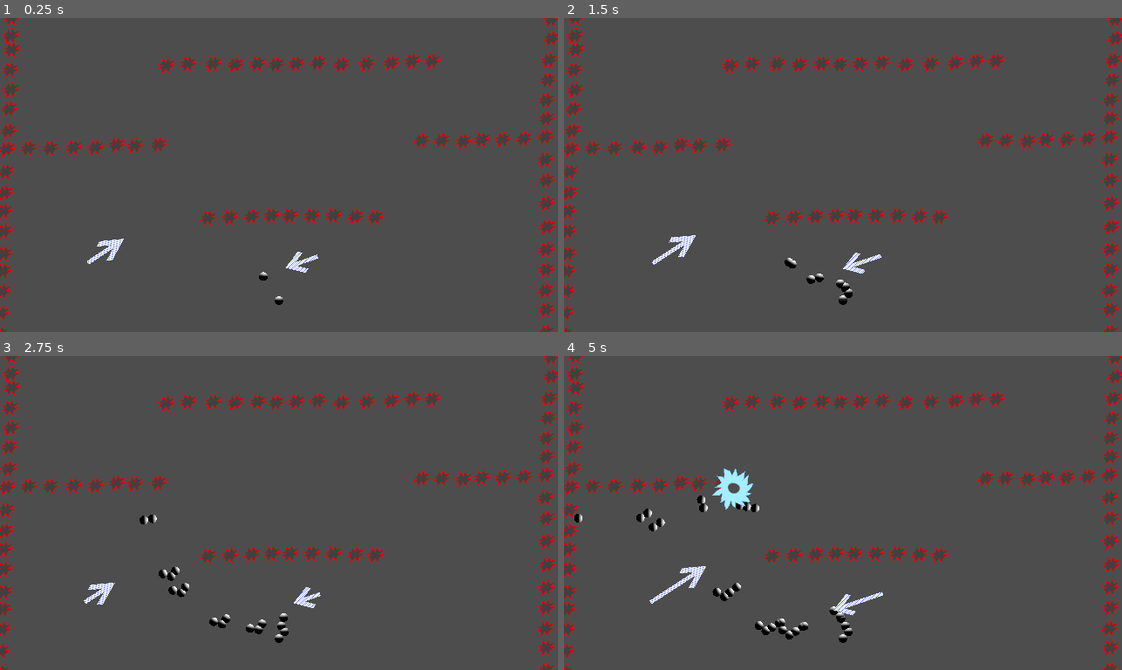
Above: before the commit, frames 1-4 (two rows, left to right).
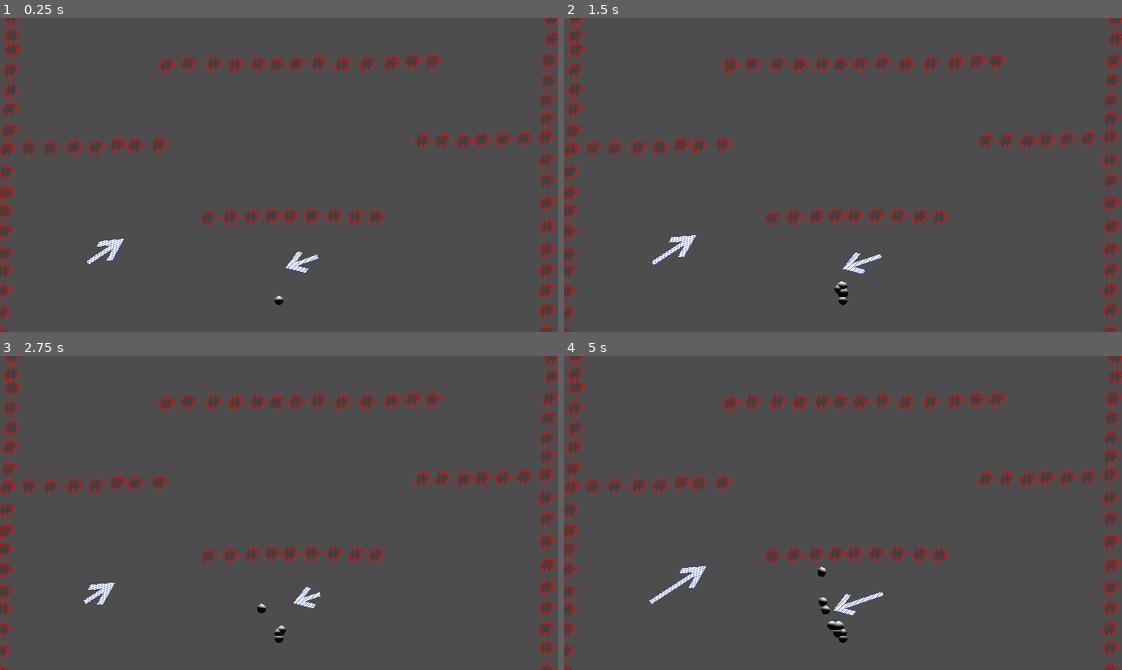
Above: after the commit, the same moments.

Repository: Raattis/ggj25
Game: Godot game, scene res://riku/maailma.tscn
Same seed, same stepped clock (60 frames per second), same inputs: the game is played once before the commit and once after it. The engine's default icon, where the game draws it, is replaced by a stand-in: a white triangle on a blue panel in a dark square.
Inputs (mouse positions are in pixels of both pictures, inside the frame that each line leads up to):
- Up to frame 1 (0.25 s): no input
- Up to frame 2 (1.5 s): move the mouse to (965, 159) at 0.52 s; hold Space (launch) 0.53-1.28 s; click (965, 159) at 0.8 s; move the mouse to (731, 190) at 1.27 s; click (731, 190) at 1.35 s
- Up to frame 3 (2.75 s): right-click (167, 528) at 1.55 s; move the mouse to (334, 443) at 2.02 s; hold Right mouse button (remove, bound only after the commit) from 2.03 s (still down); tap Space (launch) at 2.3 s
- Up to frame 4 (5 s): move the mouse to (815, 575) at 2.77 s; release Right mouse button (remove, bound only after the commit) at 2.78 s; tap Space (launch) at 2.85, 4.55 s; click (815, 575) at 3.05 s; move the mouse to (1010, 560) at 3.52 s; hold Middle mouse button (move_camera) 3.53-4.28 s; right-click (1010, 560) at 3.8 s; move the mouse to (675, 465) at 4.27 s; click (675, 465) at 4.35 s

The runs differ from the first frame. In frame 1, less than 0.1% of the frame differs, in the area x 46-48%, y 80-84%; in frame 2, 0.2%; in frame 3, 0.6%; in frame 4, 1.5%, in the area x 1-52%, y 35-91%.

Commit message:
merge clusters

Diff:
--- a/godot-project/janne/bubblescene.gdshader
+++ b/godot-project/janne/bubblescene.gdshader
@@ -1,6 +1,6 @@
 shader_type canvas_item;
 
-const int BUBBLES_COUNT = 256;
+const int BUBBLES_COUNT = 512;
 const float PI_HALF = PI / 2.0;
 
 uniform float aspect_ratio;
--- a/godot-project/project.godot
+++ b/godot-project/project.godot
@@ -43,12 +43,16 @@
 "deadzone": 0.2,
 "events": [Object(InputEventKey,"resource_local_to_scene":false,"resource_name":"","device":0,"window_id":0,"alt_presse …(189 unchanged characters)…
 , Object(InputEventJoypadButton,"resource_local_to_scene":false,"resource_name":"","device":-1,"button_index":1,"pressure":0.0,"pressed":false,"script":null)
-, Object(InputEventMouseButton,"resource_local_to_scene":false,"resource_name":"","device":-1,"window_id":0,"alt_pressed":false,"shift_pressed":false,"ctrl_pressed":false,"meta_pressed":false,"button_mask":0,"position":Vector2(0, 0),"global_position":Vector2(0, 0),"factor":1.0,"button_index":2,"canceled":false,"pressed":false,"double_click":false,"script":null)
 ]
 }
 move_camera={
 "deadzone": 0.2,
 "events": [Object(InputEventMouseButton,"resource_local_to_scene":false,"resource_name":"","device":-1,"window_id":0,"a …(253 unchanged characters)…
+]
+}
+remove={
+"deadzone": 0.2,
+"events": [Object(InputEventMouseButton,"resource_local_to_scene":false,"resource_name":"","device":-1,"window_id":0,"alt_pressed":false,"shift_pressed":false,"ctrl_pressed":false,"meta_pressed":false,"button_mask":0,"position":Vector2(0, 0),"global_position":Vector2(0, 0),"factor":1.0,"button_index":2,"canceled":false,"pressed":false,"double_click":false,"script":null)
 ]
 }
 
--- a/godot-project/riku/cluster.gd
+++ b/godot-project/riku/cluster.gd
@@ -3,8 +3,9 @@
 
 var impulse_magnitude := 300.0
 var max_angular_velocity := 30.0
-var impulse_cooldown := 0.0
+var impulse_cooldown :int= 0
 const POKS = preload("res://vesa/poks.tscn")
+
 func _process(delta: float):
 	impulse_cooldown -= delta
 	if global_position.length() > 10000:
@@ -24,19 +25,43 @@
 
 
 func _integrate_forces(state: PhysicsDirectBodyState2D):
-	angular_velocity = clamp(angular_velocity, -1000, 1000)
-	var center_of_mass := Vector2(0,0)
+	if gravity_scale == 0.0:
+		return
+	if get_child_count() == 0:
+		queue_free()
+		return
+
+	var center_of_mass_local := Vector2(0,0)
 	for child in get_children() as Array[Node2D]:
-		center_of_mass += child.global_position
-	center_of_mass /= get_child_count()
+		center_of_mass_local += child.position
+	center_of_mass_local /= get_child_count()
+	var center_of_mass := to_global(center_of_mass_local)
 
-	if impulse_cooldown < 0.0 and state.get_contact_count() > 0:
+	if get_child_count() > 0:
+		for child in get_children() as Array[CollisionShape2D]:
+			var dont_move := false
+			var p := child.position
+			var n :Vector2= lerp(p, center_of_mass_local, 0.05)
+			var r :float= child.shape.radius
+			for b in get_children() as Array[CollisionShape2D]:
+				if child == b:
+					continue
+				var radii :float= r + child.shape.radius
+				var radii_sqrd := radii * radii
+				var dist_sqrd := (b.position - p).length_squared()
+				var new_dist_sqrd := (b.position - n).length_squared()
+				if dist_sqrd <= radii_sqrd and new_dist_sqrd < dist_sqrd:
+					# touching, and moving would make these closer
+					dont_move = true
+					break
+			if not dont_move:
+				child.position = n
+
+	impulse_cooldown -= 1
+	if impulse_cooldown < 0 and state.get_contact_count() > 0:
 		var contact_point := state.get_contact_collider_position(0)
 		var collider := state.get_contact_collider_object(0)
 		var pos := state.get_contact_collider_position(0)
-		if get_child_count() == 0:
-			queue_free()
-			return
 		var closest :CollisionShape2D= null
 		var closest_dist :float= INF
 		var closest_pos := Vector2(0,0)
@@ -46,11 +71,13 @@
 				closest = child
 				closest_dist = dist
 				closest_pos = child.global_position
-		closest.queue_free() # TODO: Pop effect
-		pop(closest_pos)
-		apply_impulse((closest_pos - center_of_mass).normalized() * -impulse_magnitude, pos)
+		ripple_delete(closest)
+		#var offset := closest_pos - center_of_mass
+		apply_impulse((closest_pos - center_of_mass).normalized() * -impulse_magnitude, closest_pos)
+		#apply_torque_impulse(offset
+		#angular_velocity = atan2(closest_pos.y - center_of_mass.y, closest_pos.x - center_of_mass.x)
 		angular_velocity = clampf(angular_velocity, -max_angular_velocity, max_angular_velocity)
-		impulse_cooldown = 0.05
+		impulse_cooldown = 10
 
 func destroy():
 	for child in get_children() as Array[Node2D]:
@@ -63,7 +90,7 @@
 	if (body as StaticBody2D).collision_layer & (1<<4) != 0:
 		print("you win!")
 
-func find_closest_spot(pos: Vector2) -> Vector2:
+func find_closest_spot(pos: Vector2, radius: float) -> Vector2:
 	var closest_dist :float= INF
 	var closest_pos := Vector2(0,0)
 	for child in get_children() as Array[CollisionShape2D]:
@@ -71,5 +98,24 @@
 		var dist := diff.length_squared()
 		if dist < closest_dist:
 			closest_dist = dist
-			closest_pos = child.global_position - diff.normalized() * (child.shape as CircleShape2D).radius * 2
+			closest_pos = child.global_position - diff.normalized() * ((child.shape as CircleShape2D).radius + radius)
 	return closest_pos
+
+func ripple_delete(child: Node2D):
+	pop(child.global_position)
+	child.queue_free()
+
+func ripple_pull(child: Node2D, position: Vector2):
+	pop(child.global_position)
+	child.queue_free()
+
+func remove_closest_child(pos: Vector2):
+	var closest_dist :float= INF
+	var closest_child :CollisionShape2D= null
+	for child in get_children() as Array[CollisionShape2D]:
+		var diff := (child.global_position - pos)
+		var dist := diff.length_squared()
+		if dist < closest_dist:
+			closest_dist = dist
+			closest_child = child
+	ripple_delete(closest_child)
--- a/godot-project/riku/kursori.gd
+++ b/godot-project/riku/kursori.gd
@@ -4,16 +4,20 @@
 @onready var uusi_kupla :Node2D= $"../uusi_kupla"
 const KUPLA_GFX := preload("res://riku/kupla_gfx.tscn")
 const KUPLA_COLL := preload("res://riku/kupla_coll.tscn")
+var cluster_parent : Node2D = null
 
-@export var gravity_scale := -1.0
-@export var linear_damping := 1.0
+@export var gravity_scale := -1
+@export var linear_damping := 10.0
 @export var angular_damping := 0.9
 @export var impulse_magnitude := 300.0
-@export var max_angular_velocity := 30.0
+@export var max_angular_velocity := 10000.0
 
 var target_position :Vector2= Vector2(0,0)
 var was_pressd :bool= false
 var launch_cooldown :float= 0.5
+var spawn_cooldown :float= 0.5
+var spawn_radius := 0.1
+var spawn_radius_grow_sign := 1.0
 
 func _ready():
 	var rect := get_viewport().get_visible_rect()
@@ -22,8 +26,22 @@
 	target_position = target.global_position
 
 func _process(delta: float):
+	if not cluster_parent:
+		cluster_parent = Node2D.new()
+		cluster_parent.name = "cluster_parent"
+		get_parent().add_child(cluster_parent)
+		get_parent().move_child(cluster_parent, 0)
+
+	spawn_cooldown -= delta
+	if Input.is_action_pressed("spawn"):
+		spawn_radius += delta * 20.0 * spawn_radius_grow_sign
+		if spawn_radius > 30.0:
+			spawn_radius_grow_sign = -1.0
+		elif spawn_radius < 4:
+			spawn_radius_grow_sign = 1.0
+
 	position = get_parent().get_local_mouse_position()
-	var target_pos := target.find_closest_spot(position)
+	var target_pos := target.find_closest_spot(position, spawn_radius)
 	var t :float= 1.0 - pow(0.00001, delta)
 	uusi_kupla.global_position = lerp(uusi_kupla.global_position, target_pos, t)
 
@@ -31,33 +49,21 @@
 	var renderer: SceneVis = scenevis.find_child("BubbleSceneRenderer")
 	renderer.push_bubble(
 		(uusi_kupla.global_position - view_size / 2.0) / view_size.y,
-		target.get_child(0).shape.get_radius() / view_size.y
+		spawn_radius / view_size.y
 	)
-	if Input.is_action_pressed("spawn"):
-		if not was_pressd:
-			was_pressd = true
-			var cll = KUPLA_COLL.instantiate()
-			var gfx = KUPLA_GFX.instantiate()
-			cll.add_child(gfx)
-			target.add_child(cll)
-			cll.global_position = uusi_kupla.global_position
-			launch()
-	else:
-		was_pressd = false
 	launch_cooldown -= delta
 	if launch_cooldown < 0:
 		launch()
-
-
 
 	if Input.is_action_pressed("move_camera"):
 		Input.get_last_mouse_velocity()
 
 func launch():
-	launch_cooldown = 1.0
+	if cluster_parent.get_child_count() > 15: # MAX CLUSTER COUNT
+		return
+	launch_cooldown = 10.0
 	var new :RigidBody2D= target.duplicate()
-	get_parent().add_child(new)
-	get_parent().move_child(new, target.get_index())
+	cluster_parent.add_child(new)
 	new.collision_layer = 2
 	new.collision_mask = ((1<<8)-1) & ~3
 	new.gravity_scale = gravity_scale
@@ -69,3 +75,19 @@
 func _input(event: InputEvent):
 	if event.is_action_pressed("launch"):
 		launch()
+	if event.is_action_pressed("remove") and target.get_child_count() > 1:
+		target.remove_closest_child(position)
+	if event.is_action_released("spawn") and spawn_cooldown < 0.0:
+		if target.get_child_count() > 31:
+			target.remove_child(target.get_child(31))
+			spawn_cooldown = 0.5
+		else:
+			var cll = KUPLA_COLL.instantiate()
+			var gfx = KUPLA_GFX.instantiate()
+			cll.add_child(gfx)
+			target.add_child(cll)
+			cll.global_position = uusi_kupla.global_position
+			cll.shape = CircleShape2D.new()
+			cll.shape.radius = spawn_radius
+			spawn_radius = target.get_child(0).shape.get_radius()
+			#launch()
--- a/godot-project/riku/maailma.tscn
+++ b/godot-project/riku/maailma.tscn
@@ -12,6 +12,233 @@
 
 [node name="maailma" type="Node2D"]
 
+[node name="esteet" type="Node" parent="."]
+
+[node name="piikki" parent="esteet" instance=ExtResource("4_h4tqo")]
+position = Vector2(340, 53)
+
+[node name="piikki2" parent="esteet" instance=ExtResource("4_h4tqo")]
+position = Vector2(317, 54)
+
+[node name="piikki35" parent="esteet" instance=ExtResource("4_h4tqo")]
+position = Vector2(296, 53)
+
+[node name="piikki36" parent="esteet" instance=ExtResource("4_h4tqo")]
+position = Vector2(270, 54)
+
+[node name="piikki37" parent="esteet" instance=ExtResource("4_h4tqo")]
+position = Vector2(245, 53)
+
+[node name="piikki38" parent="esteet" instance=ExtResource("4_h4tqo")]
+position = Vector2(216, 53)
+
+[node name="piikki39" parent="esteet" instance=ExtResource("4_h4tqo")]
+position = Vector2(191, 55)
+
+[node name="piikki3" parent="esteet" instance=ExtResource("4_h4tqo")]
+position = Vector2(449, 52)
+
+[node name="piikki7" parent="esteet" instance=ExtResource("4_h4tqo")]
+position = Vector2(421, 53)
+
+[node name="piikki10" parent="esteet" instance=ExtResource("4_h4tqo")]
+position = Vector2(264, 229)
+
+[node name="piikki11" parent="esteet" instance=ExtResource("4_h4tqo")]
+position = Vector2(289, 228)
+
+[node name="piikki12" parent="esteet" instance=ExtResource("4_h4tqo")]
+position = Vector2(312, 227)
+
+[node name="piikki13" parent="esteet" instance=ExtResource("4_h4tqo")]
+position = Vector2(333, 227)
+
+[node name="piikki14" parent="esteet" instance=ExtResource("4_h4tqo")]
+position = Vector2(358, 227)
+
+[node name="piikki15" parent="esteet" instance=ExtResource("4_h4tqo")]
+position = Vector2(383, 227)
+
+[node name="piikki16" parent="esteet" instance=ExtResource("4_h4tqo")]
+position = Vector2(408, 228)
+
+[node name="piikki17" parent="esteet" instance=ExtResource("4_h4tqo")]
+position = Vector2(239, 230)
+
+[node name="piikki18" parent="esteet" instance=ExtResource("4_h4tqo")]
+position = Vector2(431, 229)
+
+[node name="piikki19" parent="esteet" instance=ExtResource("4_h4tqo")]
+position = Vector2(626, 137)
+
+[node name="piikki60" parent="esteet" instance=ExtResource("4_h4tqo")]
+position = Vector2(627, 116)
+
+[node name="piikki61" parent="esteet" instance=ExtResource("4_h4tqo")]
+position = Vector2(627, 95)
+
+[node name="piikki62" parent="esteet" instance=ExtResource("4_h4tqo")]
+position = Vector2(629, 72)
+
+[node name="piikki63" parent="esteet" instance=ExtResource("4_h4tqo")]
+position = Vector2(630, 49)
+
+[node name="piikki64" parent="esteet" instance=ExtResource("4_h4tqo")]
+position = Vector2(633, 24)
+
+[node name="piikki65" parent="esteet" instance=ExtResource("4_h4tqo")]
+position = Vector2(633, 2)
+
+[node name="piikki66" parent="esteet" instance=ExtResource("4_h4tqo")]
+position = Vector2(633, 2)
+
+[node name="piikki40" parent="esteet" instance=ExtResource("4_h4tqo")]
+position = Vector2(626, 163)
+
+[node name="piikki41" parent="esteet" instance=ExtResource("4_h4tqo")]
+position = Vector2(627, 187)
+
+[node name="piikki42" parent="esteet" instance=ExtResource("4_h4tqo")]
+position = Vector2(627, 213)
+
+[node name="piikki43" parent="esteet" instance=ExtResource("4_h4tqo")]
+position = Vector2(628, 240)
+
+[node name="piikki44" parent="esteet" instance=ExtResource("4_h4tqo")]
+position = Vector2(627, 266)
+
+[node name="piikki45" parent="esteet" instance=ExtResource("4_h4tqo")]
+position = Vector2(627, 289)
+
+[node name="piikki46" parent="esteet" instance=ExtResource("4_h4tqo")]
+position = Vector2(626, 313)
+
+[node name="piikki47" parent="esteet" instance=ExtResource("4_h4tqo")]
+position = Vector2(627, 335)
+
+[node name="piikki48" parent="esteet" instance=ExtResource("4_h4tqo")]
+position = Vector2(627, 361)
+
+[node name="piikki49" parent="esteet" instance=ExtResource("4_h4tqo")]
+position = Vector2(627, 361)
+
+[node name="piikki20" parent="esteet" instance=ExtResource("4_h4tqo")]
+position = Vector2(601, 139)
+
+[node name="piikki21" parent="esteet" instance=ExtResource("4_h4tqo")]
+position = Vector2(577, 140)
+
+[node name="piikki22" parent="esteet" instance=ExtResource("4_h4tqo")]
+position = Vector2(553, 140)
+
+[node name="piikki23" parent="esteet" instance=ExtResource("4_h4tqo")]
+position = Vector2(532, 142)
+
+[node name="piikki24" parent="esteet" instance=ExtResource("4_h4tqo")]
+position = Vector2(507, 141)
+
+[node name="piikki25" parent="esteet" instance=ExtResource("4_h4tqo")]
+position = Vector2(484, 141)
+
+[node name="piikki26" parent="esteet" instance=ExtResource("4_h4tqo")]
+position = Vector2(182, 146)
+
+[node name="piikki27" parent="esteet" instance=ExtResource("4_h4tqo")]
+position = Vector2(155, 147)
+
+[node name="piikki28" parent="esteet" instance=ExtResource("4_h4tqo")]
+position = Vector2(134, 146)
+
+[node name="piikki29" parent="esteet" instance=ExtResource("4_h4tqo")]
+position = Vector2(110, 149)
+
+[node name="piikki30" parent="esteet" instance=ExtResource("4_h4tqo")]
+position = Vector2(85, 149)
+
+[node name="piikki31" parent="esteet" instance=ExtResource("4_h4tqo")]
+position = Vector2(58, 150)
+
+[node name="piikki32" parent="esteet" instance=ExtResource("4_h4tqo")]
+position = Vector2(33, 150)
+
+[node name="piikki33" parent="esteet" instance=ExtResource("4_h4tqo")]
+position = Vector2(8, 151)
+
+[node name="piikki34" parent="esteet" instance=ExtResource("4_h4tqo")]
+position = Vector2(8, 151)
+
+[node name="piikki67" parent="esteet" instance=ExtResource("4_h4tqo")]
+position = Vector2(10, 130)
+
+[node name="piikki68" parent="esteet" instance=ExtResource("4_h4tqo")]
+position = Vector2(11, 105)
+
+[node name="piikki69" parent="esteet" instance=ExtResource("4_h4tqo")]
+position = Vector2(13, 83)
+
+[node name="piikki70" parent="esteet" instance=ExtResource("4_h4tqo")]
+position = Vector2(12, 60)
+
+[node name="piikki71" parent="esteet" instance=ExtResource("4_h4tqo")]
+position = Vector2(14, 37)
+
+[node name="piikki72" parent="esteet" instance=ExtResource("4_h4tqo")]
+position = Vector2(14, 37)
+
+[node name="piikki73" parent="esteet" instance=ExtResource("4_h4tqo")]
+position = Vector2(13, 21)
+
+[node name="piikki74" parent="esteet" instance=ExtResource("4_h4tqo")]
+position = Vector2(14, 0)
+
+[node name="piikki75" parent="esteet" instance=ExtResource("4_h4tqo")]
+position = Vector2(14, 0)
+
+[node name="piikki50" parent="esteet" instance=ExtResource("4_h4tqo")]
+position = Vector2(7, 177)
+
+[node name="piikki51" parent="esteet" instance=ExtResource("4_h4tqo")]
+position = Vector2(6, 201)
+
+[node name="piikki52" parent="esteet" instance=ExtResource("4_h4tqo")]
+position = Vector2(5, 222)
+
+[node name="piikki53" parent="esteet" instance=ExtResource("4_h4tqo")]
+position = Vector2(5, 245)
+
+[node name="piikki54" parent="esteet" instance=ExtResource("4_h4tqo")]
+position = Vector2(5, 271)
+
+[node name="piikki55" parent="esteet" instance=ExtResource("4_h4tqo")]
+position = Vector2(4, 291)
+
+[node name="piikki56" parent="esteet" instance=ExtResource("4_h4tqo")]
+position = Vector2(3, 314)
+
+[node name="piikki57" parent="esteet" instance=ExtResource("4_h4tqo")]
+position = Vector2(2, 339)
+
+[node name="piikki58" parent="esteet" instance=ExtResource("4_h4tqo")]
+position = Vector2(1, 363)
+
+[node name="piikki59" parent="esteet" instance=ExtResource("4_h4tqo")]
+position = Vector2(1, 363)
+
+[node name="piikki8" parent="esteet" instance=ExtResource("4_h4tqo")]
+position = Vector2(392, 54)
+
+[node name="piikki9" parent="esteet" instance=ExtResource("4_h4tqo")]
+position = Vector2(365, 52)
+
+[node name="piikki4" parent="esteet" instance=ExtResource("4_h4tqo")]
+position = Vector2(496, 50)
+
+[node name="piikki6" parent="esteet" instance=ExtResource("4_h4tqo")]
+position = Vector2(473, 50)
+
+[node name="piikki5" parent="esteet" instance=ExtResource("4_h4tqo")]
+position = Vector2(929, 207)
+
 [node name="cluster" type="RigidBody2D" parent="."]
 position = Vector2(572, 590)
 collision_mask = 0
@@ -28,231 +255,6 @@
 self_modulate = Color(1, 1, 1, 1)
 position = Vector2(-250, -266)
 
-[node name="piikki" parent="." instance=ExtResource("4_h4tqo")]
-position = Vector2(340, 53)
-
-[node name="piikki2" parent="." instance=ExtResource("4_h4tqo")]
-position = Vector2(317, 54)
-
-[node name="piikki35" parent="." instance=ExtResource("4_h4tqo")]
-position = Vector2(296, 53)
-
-[node name="piikki36" parent="." instance=ExtResource("4_h4tqo")]
-position = Vector2(270, 54)
-
-[node name="piikki37" parent="." instance=ExtResource("4_h4tqo")]
-position = Vector2(245, 53)
-
-[node name="piikki38" parent="." instance=ExtResource("4_h4tqo")]
-position = Vector2(216, 53)
-
-[node name="piikki39" parent="." instance=ExtResource("4_h4tqo")]
-position = Vector2(191, 55)
-
-[node name="piikki3" parent="." instance=ExtResource("4_h4tqo")]
-position = Vector2(449, 52)
-
-[node name="piikki7" parent="." instance=ExtResource("4_h4tqo")]
-position = Vector2(421, 53)
-
-[node name="piikki10" parent="." instance=ExtResource("4_h4tqo")]
-position = Vector2(264, 229)
-
-[node name="piikki11" parent="." instance=ExtResource("4_h4tqo")]
-position = Vector2(289, 228)
-
-[node name="piikki12" parent="." instance=ExtResource("4_h4tqo")]
-position = Vector2(312, 227)
-
-[node name="piikki13" parent="." instance=ExtResource("4_h4tqo")]
-position = Vector2(333, 227)
-
-[node name="piikki14" parent="." instance=ExtResource("4_h4tqo")]
-position = Vector2(358, 227)
-
-[node name="piikki15" parent="." instance=ExtResource("4_h4tqo")]
-position = Vector2(383, 227)
-
-[node name="piikki16" parent="." instance=ExtResource("4_h4tqo")]
-position = Vector2(408, 228)
-
-[node name="piikki17" parent="." instance=ExtResource("4_h4tqo")]
-position = Vector2(239, 230)
-
-[node name="piikki18" parent="." instance=ExtResource("4_h4tqo")]
-position = Vector2(431, 229)
-
-[node name="piikki19" parent="." instance=ExtResource("4_h4tqo")]
-position = Vector2(626, 137)
-
-[node name="piikki60" parent="." instance=ExtResource("4_h4tqo")]
-position = Vector2(627, 116)
-
-[node name="piikki61" parent="." instance=ExtResource("4_h4tqo")]
-position = Vector2(627, 95)
-
-[node name="piikki62" parent="." instance=ExtResource("4_h4tqo")]
-position = Vector2(629, 72)
-
-[node name="piikki63" parent="." instance=ExtResource("4_h4tqo")]
-position = Vector2(630, 49)
-
-[node name="piikki64" parent="." instance=ExtResource("4_h4tqo")]
-position = Vector2(633, 24)
-
-[node name="piikki65" parent="." instance=ExtResource("4_h4tqo")]
-position = Vector2(633, 2)
-
-[node name="piikki66" parent="." instance=ExtResource("4_h4tqo")]
-position = Vector2(633, 2)
-
-[node name="piikki40" parent="." instance=ExtResource("4_h4tqo")]
-position = Vector2(626, 163)
-
-[node name="piikki41" parent="." instance=ExtResource("4_h4tqo")]
-position = Vector2(627, 187)
-
-[node name="piikki42" parent="." instance=ExtResource("4_h4tqo")]
-position = Vector2(627, 213)
-
-[node name="piikki43" parent="." instance=ExtResource("4_h4tqo")]
-position = Vector2(628, 240)
-
-[node name="piikki44" parent="." instance=ExtResource("4_h4tqo")]
-position = Vector2(627, 266)
-
-[node name="piikki45" parent="." instance=ExtResource("4_h4tqo")]
-position = Vector2(627, 289)
-
-[node name="piikki46" parent="." instance=ExtResource("4_h4tqo")]
-position = Vector2(626, 313)
-
-[node name="piikki47" parent="." instance=ExtResource("4_h4tqo")]
-position = Vector2(627, 335)
-
-[node name="piikki48" parent="." instance=ExtResource("4_h4tqo")]
-position = Vector2(627, 361)
-
-[node name="piikki49" parent="." instance=ExtResource("4_h4tqo")]
-position = Vector2(627, 361)
-
-[node name="piikki20" parent="." instance=ExtResource("4_h4tqo")]
-position = Vector2(601, 139)
-
-[node name="piikki21" parent="." instance=ExtResource("4_h4tqo")]
-position = Vector2(577, 140)
-
-[node name="piikki22" parent="." instance=ExtResource("4_h4tqo")]
-position = Vector2(553, 140)
-
-[node name="piikki23" parent="." instance=ExtResource("4_h4tqo")]
-position = Vector2(532, 142)
-
-[node name="piikki24" parent="." instance=ExtResource("4_h4tqo")]
-position = Vector2(507, 141)
-
-[node name="piikki25" parent="." instance=ExtResource("4_h4tqo")]
-position = Vector2(484, 141)
-
-[node name="piikki26" parent="." instance=ExtResource("4_h4tqo")]
-position = Vector2(182, 146)
-
-[node name="piikki27" parent="." instance=ExtResource("4_h4tqo")]
-position = Vector2(155, 147)
-
-[node name="piikki28" parent="." instance=ExtResource("4_h4tqo")]
-position = Vector2(134, 146)
-
-[node name="piikki29" parent="." instance=ExtResource("4_h4tqo")]
-position = Vector2(110, 149)
-
-[node name="piikki30" parent="." instance=ExtResource("4_h4tqo")]
-position = Vector2(85, 149)
-
-[node name="piikki31" parent="." instance=ExtResource("4_h4tqo")]
-position = Vector2(58, 150)
-
-[node name="piikki32" parent="." instance=ExtResource("4_h4tqo")]
-position = Vector2(33, 150)
-
-[node name="piikki33" parent="." instance=ExtResource("4_h4tqo")]
-position = Vector2(8, 151)
-
-[node name="piikki34" parent="." instance=ExtResource("4_h4tqo")]
-position = Vector2(8, 151)
-
-[node name="piikki67" parent="." instance=ExtResource("4_h4tqo")]
-position = Vector2(10, 130)
-
-[node name="piikki68" parent="." instance=ExtResource("4_h4tqo")]
-position = Vector2(11, 105)
-
-[node name="piikki69" parent="." instance=ExtResource("4_h4tqo")]
-position = Vector2(13, 83)
-
-[node name="piikki70" parent="." instance=ExtResource("4_h4tqo")]
-position = Vector2(12, 60)
-
-[node name="piikki71" parent="." instance=ExtResource("4_h4tqo")]
-position = Vector2(14, 37)
-
-[node name="piikki72" parent="." instance=ExtResource("4_h4tqo")]
-position = Vector2(14, 37)
-
-[node name="piikki73" parent="." instance=ExtResource("4_h4tqo")]
-position = Vector2(13, 21)
-
-[node name="piikki74" parent="." instance=ExtResource("4_h4tqo")]
-position = Vector2(14, 0)
-
-[node name="piikki75" parent="." instance=ExtResource("4_h4tqo")]
-position = Vector2(14, 0)
-
-[node name="piikki50" parent="." instance=ExtResource("4_h4tqo")]
-position = Vector2(7, 177)
-
-[node name="piikki51" parent="." instance=ExtResource("4_h4tqo")]
-position = Vector2(6, 201)
-
-[node name="piikki52" parent="." instance=ExtResource("4_h4tqo")]
-position = Vector2(5, 222)
-
-[node name="piikki53" parent="." instance=ExtResource("4_h4tqo")]
-position = Vector2(5, 245)
-
-[node name="piikki54" parent="." instance=ExtResource("4_h4tqo")]
-position = Vector2(5, 271)
-
-[node name="piikki55" parent="." instance=ExtResource("4_h4tqo")]
-position = Vector2(4, 291)
-
-[node name="piikki56" parent="." instance=ExtResource("4_h4tqo")]
-position = Vector2(3, 314)
-
-[node name="piikki57" parent="." instance=ExtResource("4_h4tqo")]
-position = Vector2(2, 339)
-
-[node name="piikki58" parent="." instance=ExtResource("4_h4tqo")]
-position = Vector2(1, 363)
-
-[node name="piikki59" parent="." instance=ExtResource("4_h4tqo")]
-position = Vector2(1, 363)
-
-[node name="piikki8" parent="." instance=ExtResource("4_h4tqo")]
-position = Vector2(392, 54)
-
-[node name="piikki9" parent="." instance=ExtResource("4_h4tqo")]
-position = Vector2(365, 52)
-
-[node name="piikki4" parent="." instance=ExtResource("4_h4tqo")]
-position = Vector2(496, 50)
-
-[node name="piikki6" parent="." instance=ExtResource("4_h4tqo")]
-position = Vector2(473, 50)
-
-[node name="piikki5" parent="." instance=ExtResource("4_h4tqo")]
-position = Vector2(929, 207)
-
 [node name="death_plane" parent="." instance=ExtResource("5_1f6c8")]
 position = Vector2(-71, 322)
 scale = Vector2(1, 5.53272)
@@ -273,6 +275,8 @@
 
 [node name="kursori" parent="." instance=ExtResource("1_c3fsg")]
 position = Vector2(378, -80)
+angular_damping = 0.0
+max_angular_velocity = 100.0
 
 [node name="poks" parent="." instance=ExtResource("8_w20kg")]
 visible = false
